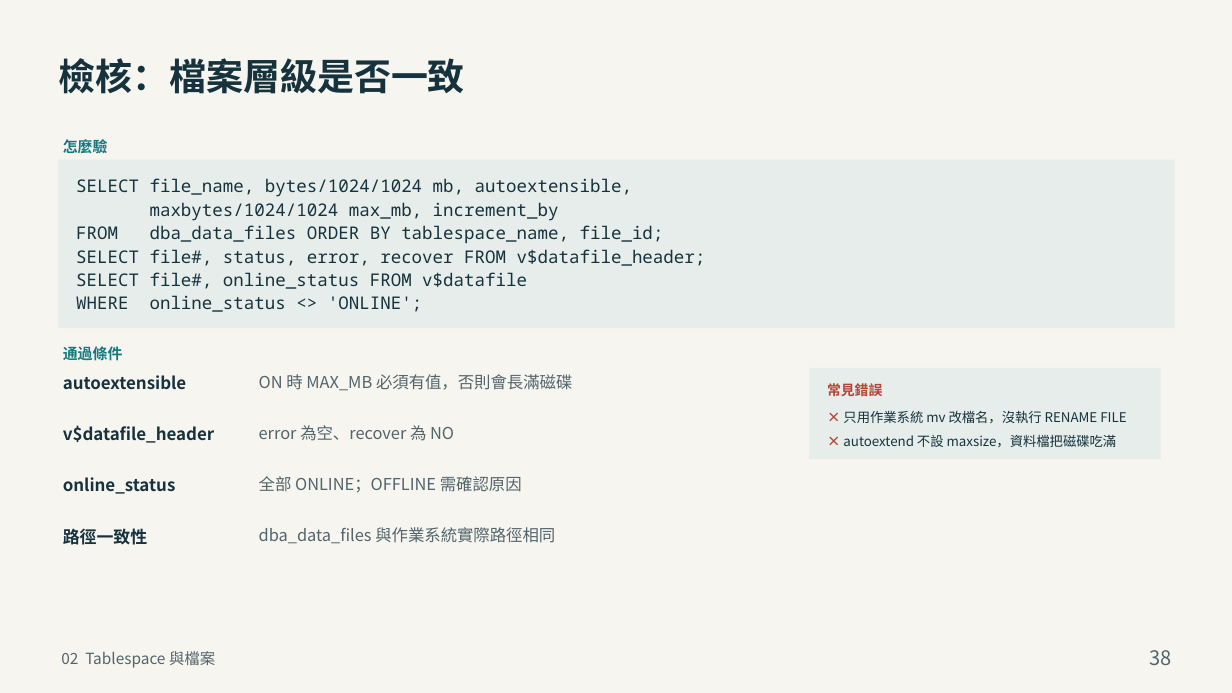
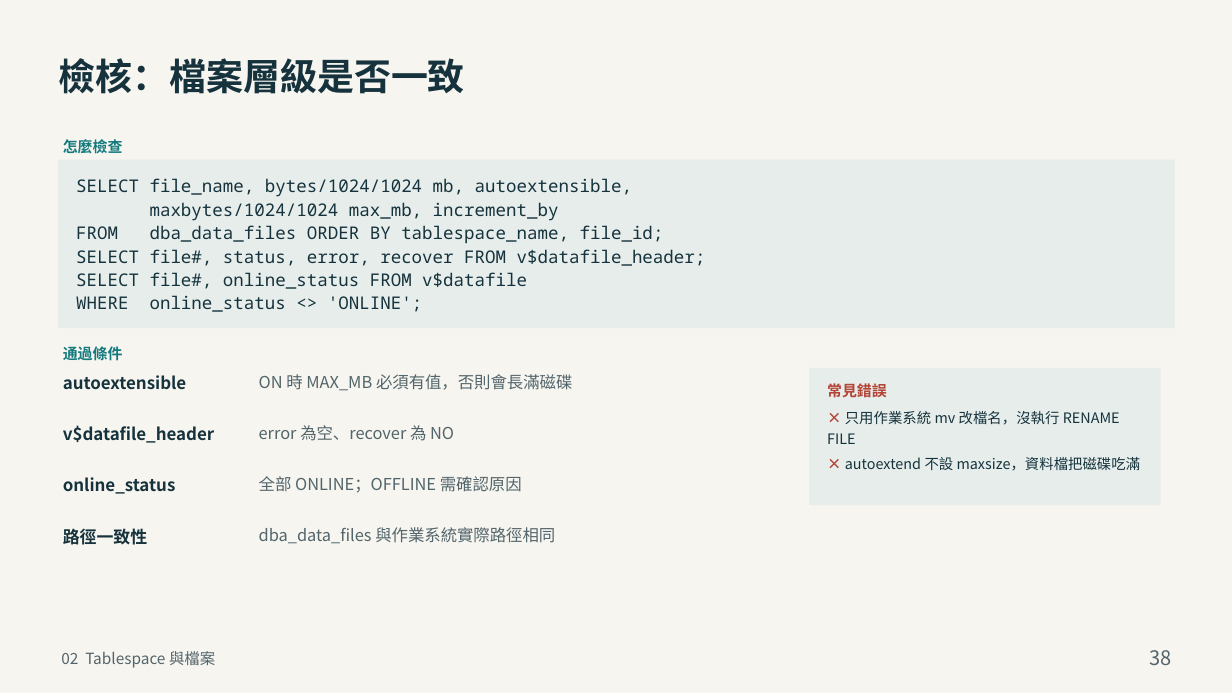
Before and after one commit to YouAreTheBlueSky/Oracle-DBA-Training-Docs, a slide deck: slide 38 of deliver_beginner/02_Oracle_DBA_建置與日常管理.pptx. Drawn at 1232x693 pixels with LibreOffice and Linux fonts; fonts in the diff are those of the drawing. Boxes give left, top, right and bottom in pixels: in the first picture for what was removed or moved away, otherwise in the second. Text is boxed around its words. In the diff, an @@ line names an element or a change of style, - is before the commit and + after.

Commit message:
檢核頁：標籤改為「怎麼檢查」，常見錯誤基準字級 13→14
73 頁檢核頁的「怎麼驗」全部改為「怎麼檢查」。常見錯誤項目由 13pt 提到 14pt（標題 13.5→14.5），全部 73 頁重新產生且未觸發自動縮字；第 2 章 p14 因已個別放大，pitfall_scale 由 1.22 調為 1.02 以免每次都退讓。

建置腳本改為在 deckkit（版面程式）更新時也重建，避免只改版面卻因模組未變而跳過。

```diff
--- a/deliver_beginner/02_Oracle_DBA_建置與日常管理.pptx
+++ b/deliver_beginner/02_Oracle_DBA_建置與日常管理.pptx
@@ text at (63,139,123,154): text changed @@
-怎麼驗
+怎麼檢查
@@ rectangle: place and size @@
-rectangle at (809,368,1160,459)
+rectangle at (809,368,1160,505)
@@ text "常見錯誤" at (827,383,887,397): size 13.5 to 14.5 pt; line spacing 19.2pt to 20.6pt @@
@@ text "× 只用作業系統 mv 改檔名，沒執行 RENAME ..." at (827,411,1141,470): size 13 to 14 pt; line spacing 18.5pt to 19.9pt @@
```
Also in this commit, not shown: 13 other slides changed, 20 other files.
